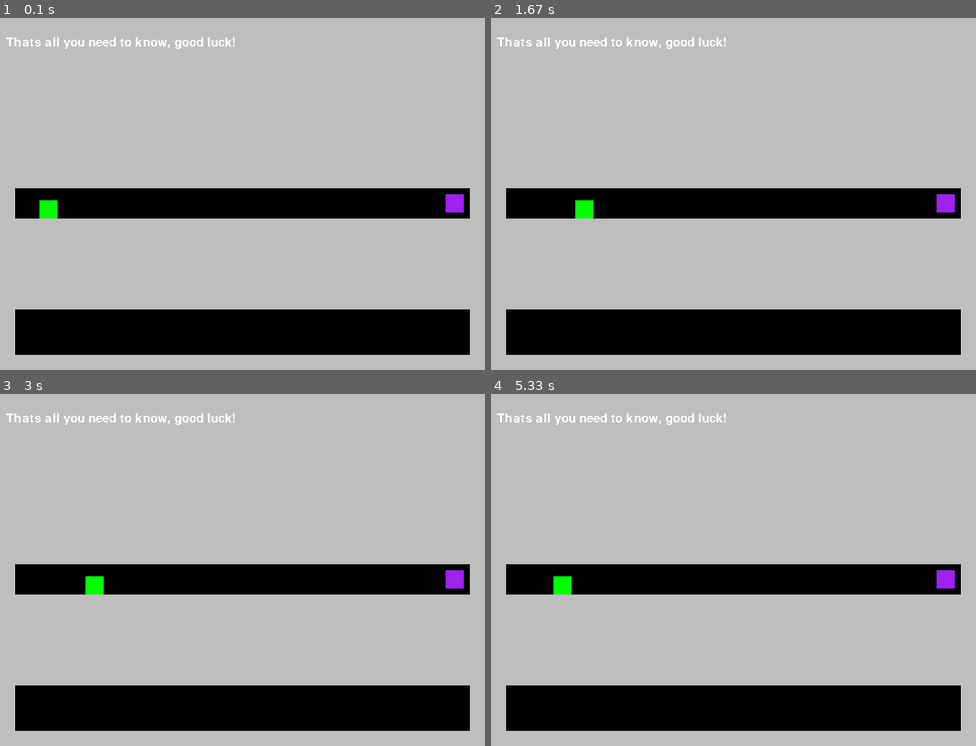
Above: before the commit, frames 1-4 (two rows, left to right).
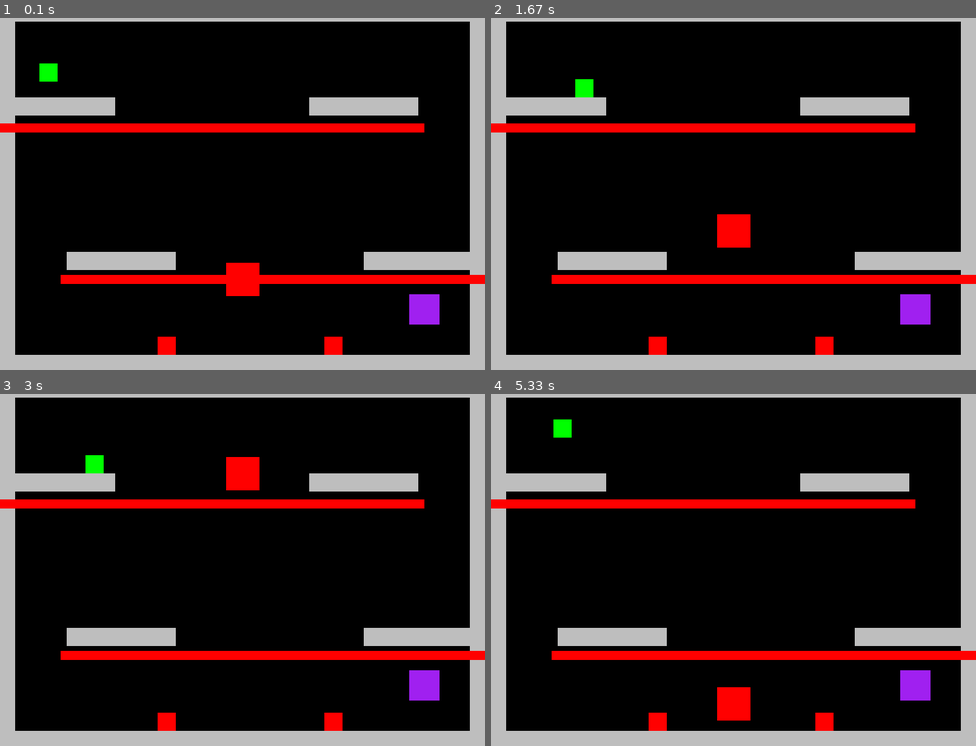
Above: after the commit, the same moments.

Repository: MagicalKarp74/Pygame-Project
Game: pygame game, started from Main.py
Two runs of this game, one before a commit and one after it. Both use one fixed random seed, a clock stepped at 60 frames per second and the inputs below.
Inputs:
- Up to frame 1 (0.1 s): no input
- Up to frame 2 (1.67 s): hold Right 0.33-0.8 s; hold Right 0.83-1.3 s; tap Z at 0.9, 1.2, 1.4 s; hold Left from 1.33 s (still down)
- Up to frame 3 (3 s): tap Z at 1.7, 1.97, 2.27, 2.4, 2.7 s; release Left at 1.87 s; hold Left 1.9-2.3 s; hold Right 2.33-2.97 s
- Up to frame 4 (5.33 s): hold Left 3-3.47 s; tap Z at 3.07, 3.37, 3.57, 3.87, 4.07, 4.37, 4.57, 4.87, 5.13 s; hold Right 3.5-3.97 s; hold Right 4-4.47 s; hold Left 4.5-5.03 s; hold Left from 5.07 s (still down)

The runs differ from the first frame. In frame 1, 65% of the frame differs, in the area x 0-100%, y 1-96%; in frame 2, 65%; in frame 3, 65%; in frame 4, 66%.

Commit message:
remember to fine tune wall jump

Diff:
--- a/Main.py
+++ b/Main.py
@@ -23,11 +23,11 @@
 
 font=pygame.font.Font(None,30)
 
-lv_index = 5
+lv_index = 7
 
 lv_texts = ["Left and right arrow keys to move :D purple portal takes you to the next level!","Z to jump, and double ju …(268 unchanged characters)…
 
-player_level_spawns = ((80,330),(80,330),(80,330),(80,330),(80,330),(80,330),(80,550))
+player_level_spawns = ((80,330),(80,330),(80,330),(80,330),(80,330),(80,330),(80,550),(80,100),(80,100))
 
 num_not_collides = 0
 
@@ -344,10 +344,13 @@
 lv_6_1_platform = Terrain("Gray",50,500,400,350)
 lv_6_2_platform = Terrain("gray",300,25,150,480)
 lv_6_3_platform = Terrain("Gray",300,25,240,300)
-
 lv_6_4_platform = Terrain("Gray",30,30,250,450)
 lv_6_5_platform = Terrain("Gray",30,30,100,450)
-lv_6_6_platform = Terrain("Gray",60,20,750,380)
+lv_6_6_platform = Terrain("Gray",100,20,730,380)
+lv_7_1_platform = Terrain("Gray",180,30,100,165)
+lv_7_2_platform = Terrain("Gray",180,30,600,165)
+lv_7_3_platform = Terrain("Gray",180,30,690,420)
+lv_7_4_platform = Terrain("Gray",180,30,200,420)
 
 
 # the singular text box we need
@@ -356,22 +359,32 @@
 
 # Enemy blocks
 
-lv_1_1_enemy = Enemy("Red",10,30,200,560,0,True,200,500)
-lv_1_2_enemy = Enemy("Red",10,70,400,540,0,True,200,500)
-lv_1_3_enemy = Enemy("Red",10,110,600,515,0,True,200,500)
-lv_2_1_enemy = Enemy("Red",55,20,200,370,0,True,200,500)
-lv_2_2_enemy = Enemy("Red",450,20,550,570,0,True,200,500)
+lv_1_1_enemy = Enemy("Red",10,30,200,560,0,True,0,0)
+lv_1_2_enemy = Enemy("Red",10,70,400,540,0,True,0,0)
+lv_1_3_enemy = Enemy("Red",10,110,600,515,0,True,0,0)
+lv_2_1_enemy = Enemy("Red",55,20,200,370,0,True,0,0)
+lv_2_2_enemy = Enemy("Red",450,20,550,570,0,True,0,0)
 lv_4_1_enemy = Enemy("Red",350,80,400,540,0,True,0,0)
 lv_6_1_enemy = Enemy("red",80,20,200,570,2,True,140,210)
 lv_6_2_enemy = Enemy("red",280,20,160,470,0,True,0,0)
 lv_6_3_enemy = Enemy("red",200,50,200,270,4,False,20,250)
-lv_6_4_enemy = Enemy("red",280,20,570,200,0,False,0,0)
-lv_6_5_enemy = Enemy("red",10,60,640,300,0,False,0,0)
+lv_6_4_enemy = Enemy("red",160,20,500,170,0,False,0,0)
+lv_6_5_enemy = Enemy("red",10,80,620,330,0,False,0,0)
+lv_6_6_enemy = Enemy("red",220,20,580,380,0,False,0,0)
+lv_6_7_enemy = Enemy("red",95,95,470,225,0,False,0,0)
+
+lv_7_1_enemy = Enemy("red",700,15,350,200,0,False,0,0)
+lv_7_2_enemy = Enemy("red",700,15,450,450,0,False,0,0)
+lv_7_3_enemy = Enemy("red",55,55,400,400,10,False,50,550)
+lv_7_4_enemy = Enemy("red",30,30,275,560,0,False,0,0)
+lv_7_5_enemy = Enemy("red",30,30,550,560,0,False,0,0)
+
+
 
 #enemy portals
 
 lv_0_to_5_portal = Portal("Purple",30,30,750,325)
-lv_6_portal = Portal("Purple",50,50,700,450)
+lv_6_portal = Portal("Purple",50,50,700,500)
 lv_7_portal = Portal("Purple",50,50,700,450)
 lv_8_portal = Portal("Purple",50,50,700,450)
 lv_9_portal = Portal("Purple",50,50,700,450)
@@ -465,6 +478,25 @@
 lv_6_terrain.add(lv_6_3_enemy)
 lv_6_terrain.add(lv_6_4_enemy)
 lv_6_terrain.add(lv_6_5_enemy)
+lv_6_terrain.add(lv_6_6_enemy)
+lv_6_terrain.add(lv_6_7_enemy)
+
+lv_6_terrain.add(lv_6_portal)
+
+#level 7
+
+lv_7_terrain.add(lv_7_1_platform)
+lv_7_terrain.add(lv_7_2_platform)
+lv_7_terrain.add(lv_7_3_platform)
+lv_7_terrain.add(lv_7_4_platform)
+
+lv_7_terrain.add(lv_7_1_enemy)
+lv_7_terrain.add(lv_7_2_enemy)
+lv_7_terrain.add(lv_7_3_enemy)
+lv_7_terrain.add(lv_7_4_enemy)
+lv_7_terrain.add(lv_7_5_enemy)
+
+lv_7_terrain.add(lv_6_portal)
 
 
 running = True
